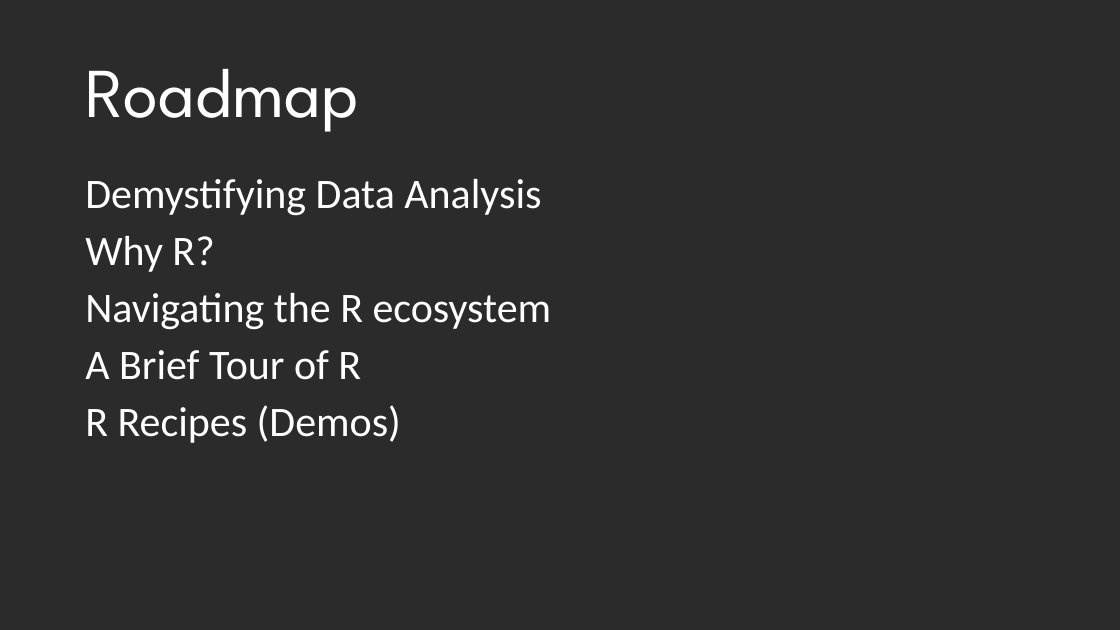
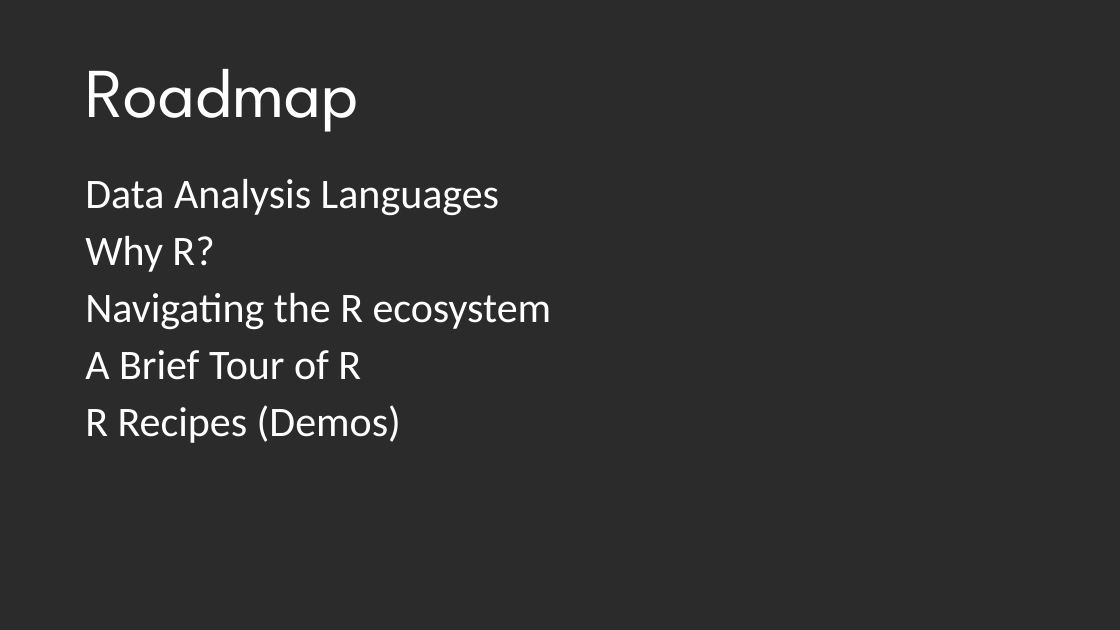
Before and after one commit to DustinEwers/r-talk-demos, a slide deck: slide 10 of slides/r_slides.pptx (slide 9 before the commit). Drawn at 1120x630 pixels with LibreOffice and Linux fonts; fonts in the diff are those of the drawing; background and template pictures are left out; a plain dark background stands for a picture behind light text. Boxes give left, top, right and bottom in pixels: in the first picture for what was removed or moved away, otherwise in the second. Text is boxed around its words. In the diff, an @@ line names an element or a change of style, - is before the commit and + after.

```diff
--- a/slides/r_slides.pptx
+++ b/slides/r_slides.pptx
@@ text at (x1=85, y1=179, x2=499, y2=216): text changed @@
-Demystifying Data Analysis
+Data Analysis Languages
```
Also in this commit, not shown: 8 other slides changed, 10 slides added, 7 slides removed.
